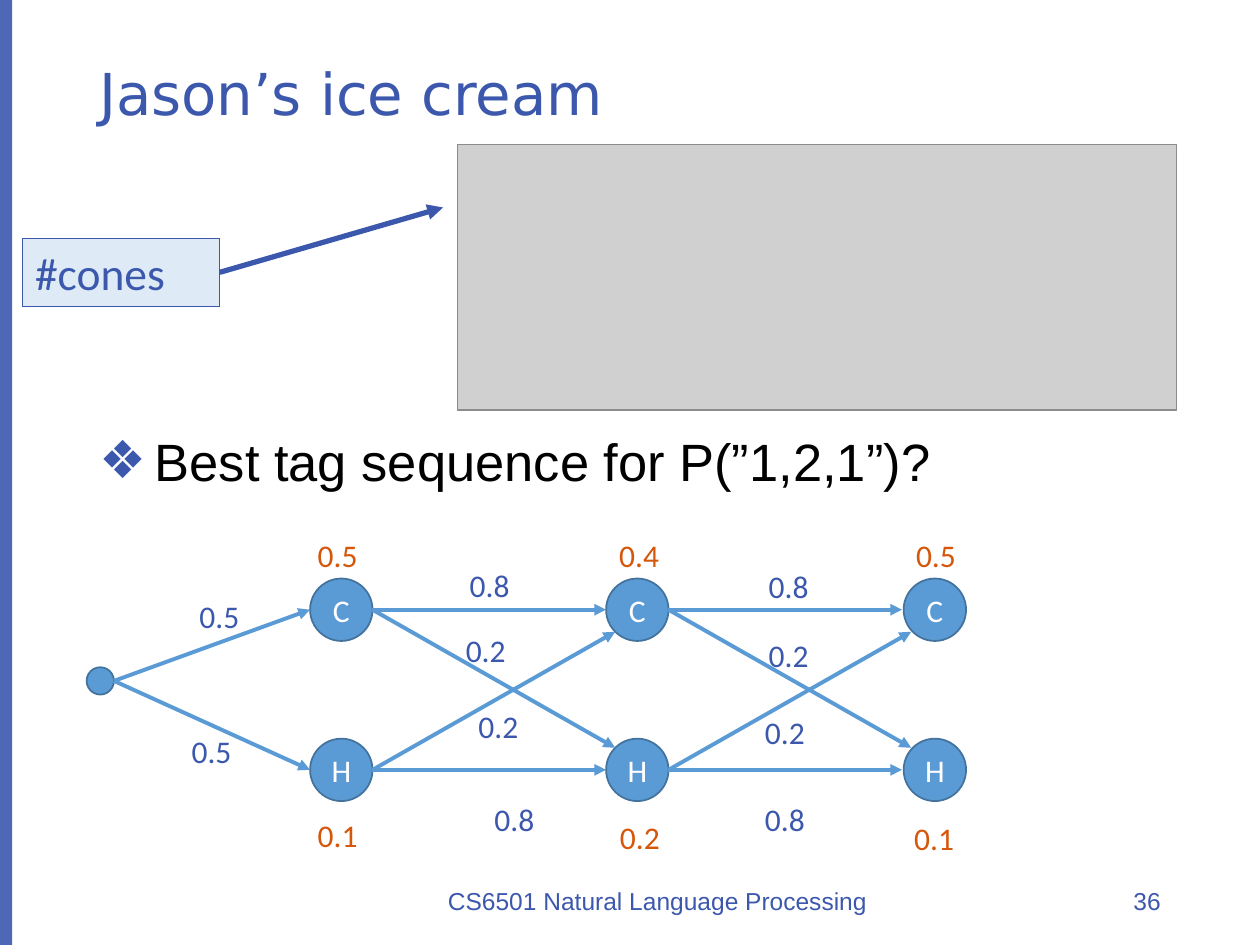
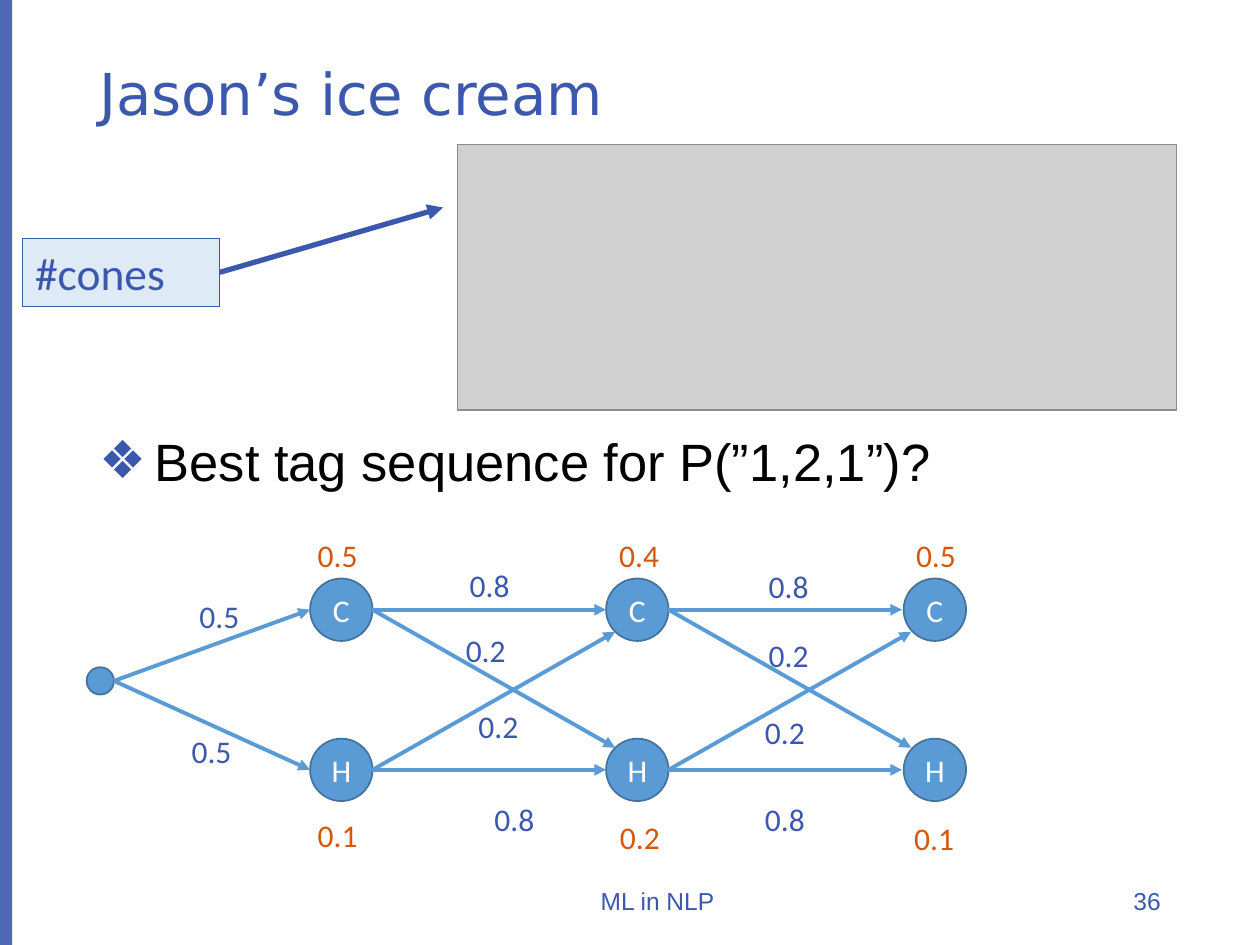
Before and after one commit to uclanlp/CS269-17, a slide deck: slide 36 of slides/CS269-04.pptx. Drawn at 1260x945 pixels with LibreOffice and Linux fonts; fonts in the diff are those of the drawing; grey boxes stand for pictures; background and template pictures are left out. Boxes give left, top, right and bottom in pixels: in the first picture for what was removed or moved away, otherwise in the second. Text is boxed around its words. In the diff, an @@ line names an element or a change of style, - is before the commit and + after.

```diff
--- a/slides/CS269-04.pptx
+++ b/slides/CS269-04.pptx
@@ text at (601, 892, 714, 910): text changed @@
-CS6501 Natural Language Processing
+ML in NLP
```
Also in this commit, not shown: 3 other slides changed, 9 slides added, 2 slides removed, 1 other file.
